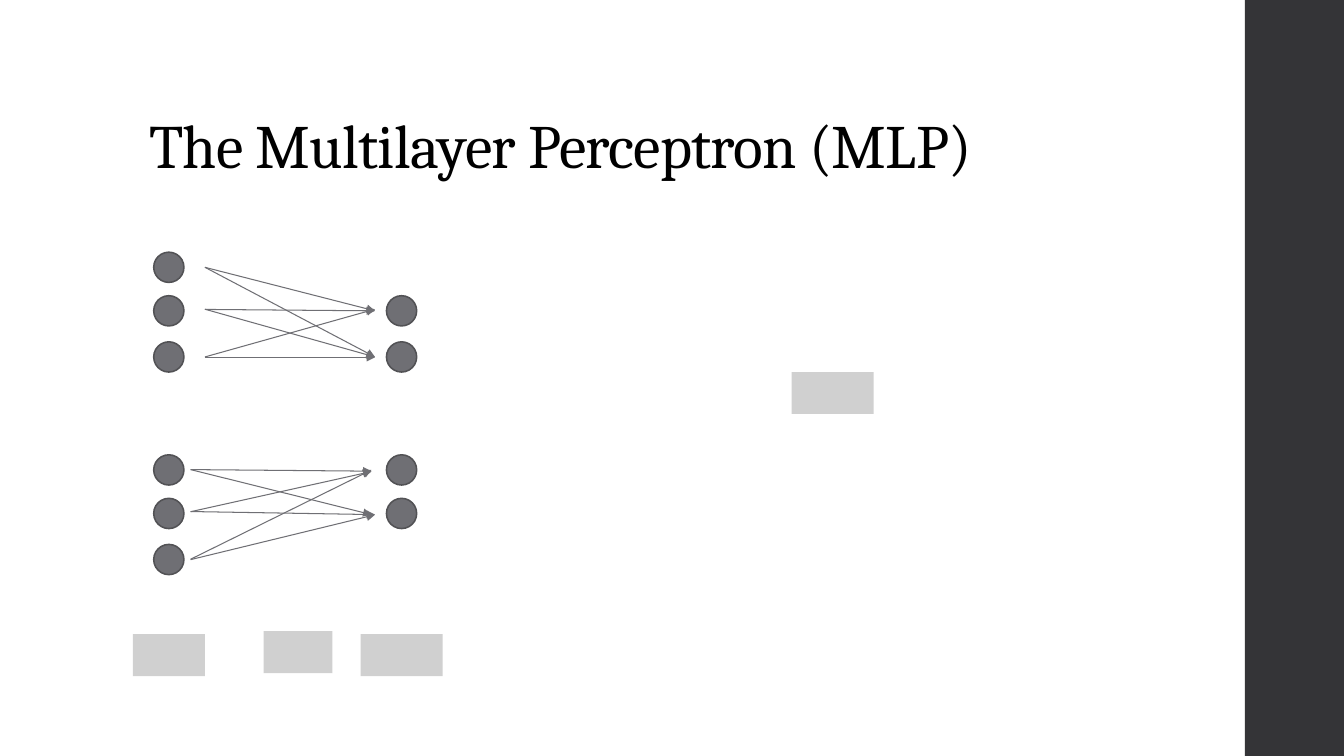
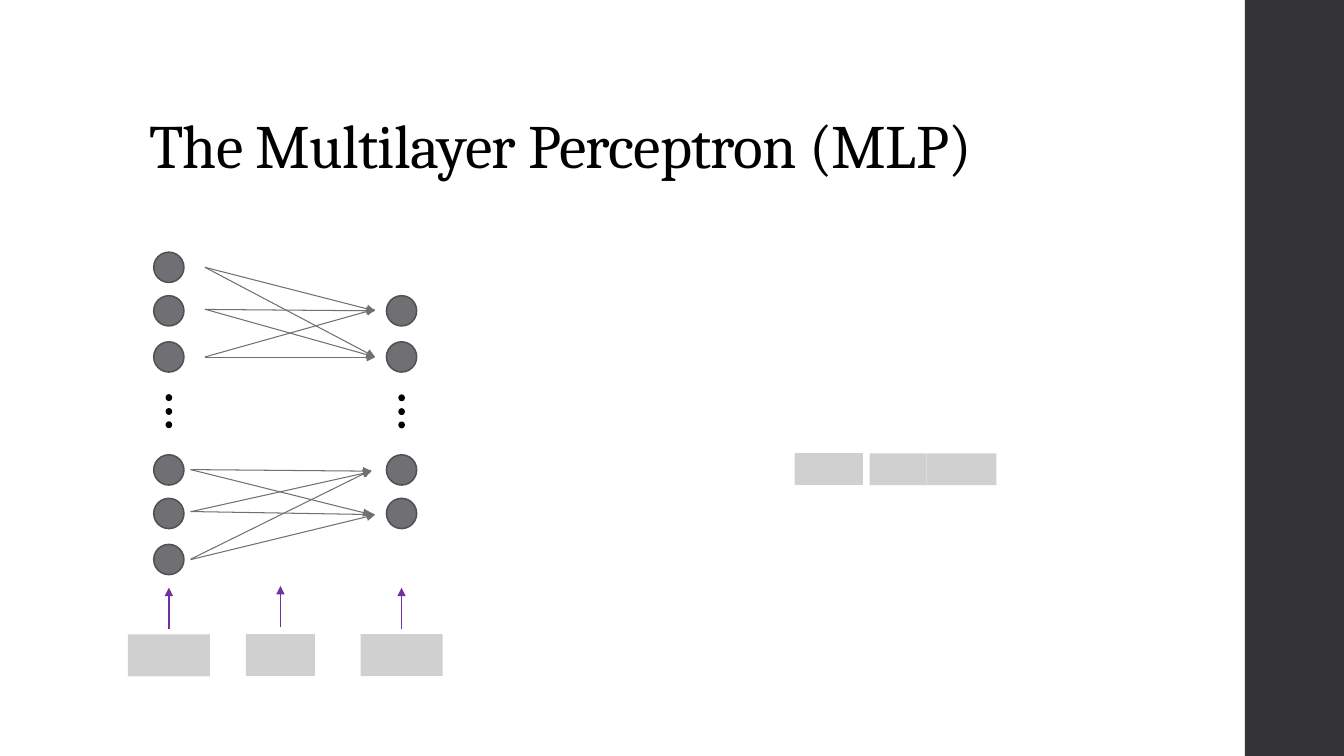
Before and after one commit to landonbuell/Buell-Senior-Thesis, a slide deck: slide 9 of JMMPaper/Musical Instrument Classification Using a Hybrid Neural Network BuellShortv1.pptx. Drawn at 1344x756 pixels with LibreOffice and Linux fonts; fonts in the diff are those of the drawing; grey boxes stand for pictures. Boxes give left, top, right and bottom in pixels: in the first picture for what was removed or moved away, otherwise in the second. Text is boxed around its words. In the diff, an @@ line names an element or a change of style, - is before the commit and + after.

```diff
--- a/JMMPaper/Musical Instrument Classification Using a Hybrid Neural Network BuellShortv1.pptx
+++ b/JMMPaper/Musical Instrument Classification Using a Hybrid Neural Network BuellShortv1.pptx
@@ picture removed at bbox=[791, 372, 873, 414] @@
@@ ellipse added at bbox=[166, 409, 171, 414], fill #000000, outline #000000 1.1 pt @@
@@ ellipse added at bbox=[166, 395, 171, 400], fill #000000, outline #000000 1.1 pt @@
@@ ellipse added at bbox=[399, 409, 404, 414], fill #000000, outline #000000 1.1 pt @@
@@ ellipse added at bbox=[399, 395, 404, 400], fill #000000, outline #000000 1.1 pt @@
@@ ellipse added at bbox=[166, 422, 171, 427], fill #000000, outline #000000 1.1 pt @@
@@ ellipse added at bbox=[399, 422, 404, 427], fill #000000, outline #000000 1.1 pt @@
@@ picture added at bbox=[795, 453, 863, 485] @@
@@ picture added at bbox=[870, 454, 927, 486] @@
@@ picture added at bbox=[927, 454, 996, 486] @@
@@ arrow added from (169, 629) to (169, 588), #7030A0 1 pt @@
@@ arrow added from (280, 627) to (280, 586), #7030A0 1 pt @@
@@ arrow added from (401, 629) to (401, 588), #7030A0 1 pt @@
@@ picture: place and size @@
-picture at bbox=[133, 634, 206, 677]
+picture at bbox=[128, 634, 210, 677]
@@ picture: place and size @@
-picture at bbox=[264, 631, 333, 674]
+picture at bbox=[246, 634, 316, 677]
```
Also in this commit, not shown: 6 other slides changed, 4 slides added, 1 slide removed.
